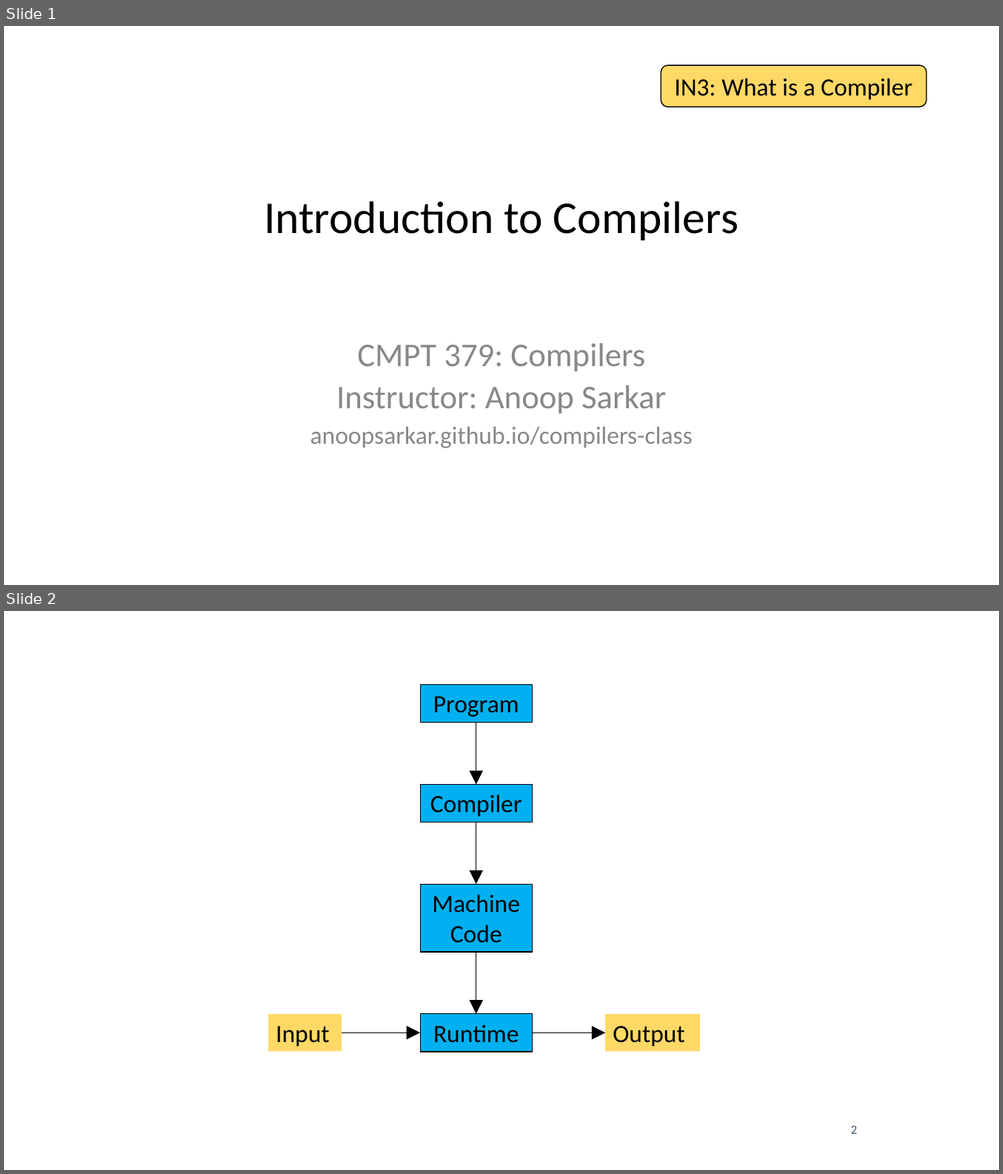
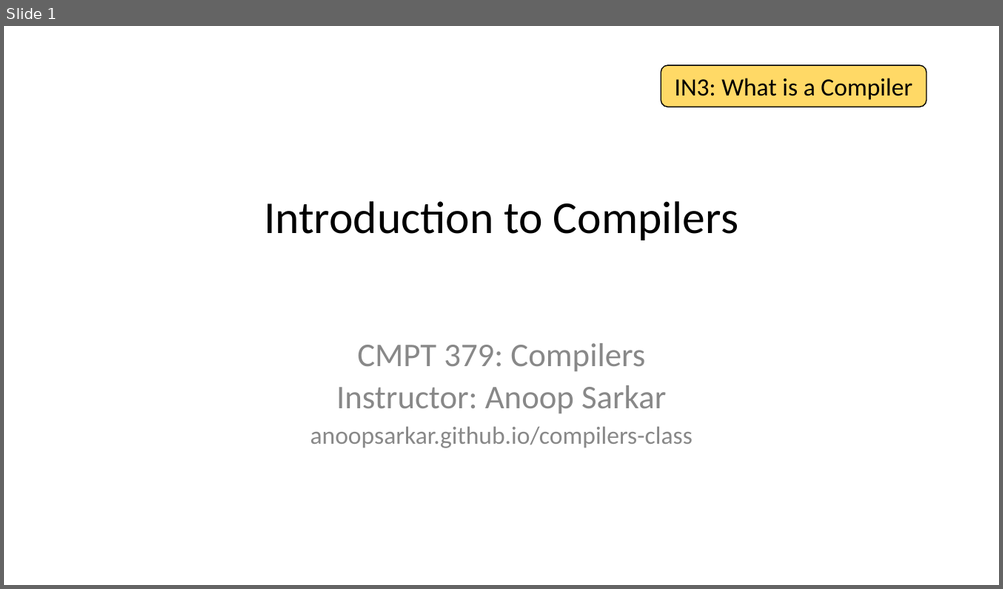
Before and after one commit to anoopsarkar/compilers-class, a slide deck: assets/ppt/intro/in3-what-is-a-compiler.pptx. Shown one above the other, each under a label of ours: slides 1 and 2 before the commit, slide 1 after it. The pictures are 1003x1174 and 1003x589 pixels, drawn with LibreOffice and Linux fonts; fonts in the diff are those of the drawing. Boxes give left, top, right and bottom in pixels: in the first picture for what was removed or moved away, otherwise in the second. Text is boxed around its words. In the diff, an @@ line names an element or a change of style, - is before the commit and + after.

```diff
--- a/assets/ppt/intro/in3-what-is-a-compiler.pptx
+++ b/assets/ppt/intro/in3-what-is-a-compiler.pptx
@@ slide 2 removed at (x1=4, y1=611, x2=999, y2=1170), background #FFFFFF @@
@@ rectangle removed at (x1=420, y1=684, x2=531, y2=723) @@
-Program
@@ arrow removed from (476, 723) to (476, 784) @@
@@ rectangle removed at (x1=420, y1=784, x2=531, y2=822) @@
-Compiler
@@ arrow removed from (476, 823) to (476, 885) @@
@@ rectangle removed at (x1=420, y1=885, x2=531, y2=952) @@
-Machine Code
@@ arrow removed from (476, 952) to (476, 1014) @@
@@ rectangle removed at (x1=269, y1=1015, x2=342, y2=1053) @@
-Input
@@ rectangle removed at (x1=420, y1=1014, x2=531, y2=1051) @@
-Runtime
@@ rectangle removed at (x1=605, y1=1015, x2=699, y2=1053) @@
-Output
@@ arrow removed from (341, 1033) to (420, 1033) @@
@@ arrow removed from (532, 1033) to (605, 1033) @@
@@ page number removed at (x1=851, y1=1126, x2=857, y2=1134) @@
-2
```
Also in this commit, not shown: 6 slides changed, 2 other slides removed, 3 other files.
